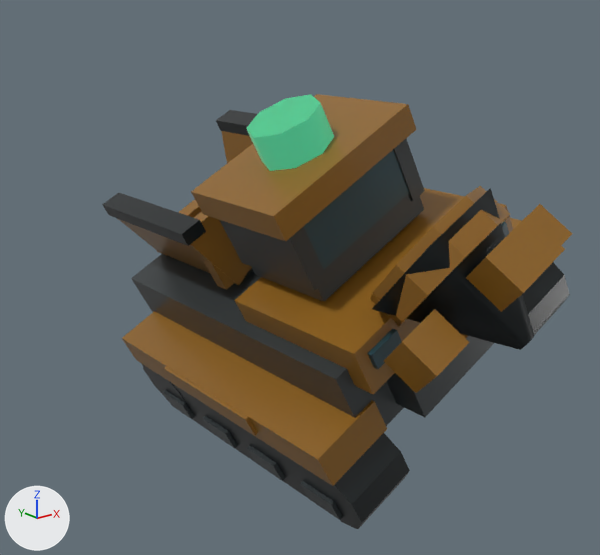
The glTF model public/assets/models/harvester.glb, before and after one commit.
Both versions are drawn from a camera (50 mm lens) standing at (-2.01, -2.16, 1.17) and looking at (-0.38, -0.12, 0.36). Every picture has the same lights, and +X, +Y and +Z are marked at lower left. The picture after the commit comes second. Both versions are drawn at frame 19 of the action 'death'; the numbers are the values there.

Objects in the first picture: 'harvester-drill-head', 'harvester-drill-static-harvester-steel', 'harvester-hopper-static-harvester-steel', 'harvester-hopper-static-harvester-tracks', 'harvester-static-harvester-frame', 'harvester-static-harvester-glass', 'harvester-static-harvester-owner', 'harvester-static-harvester-steel', 'harvester-static-harvester-tracks', 'idle-signal'.
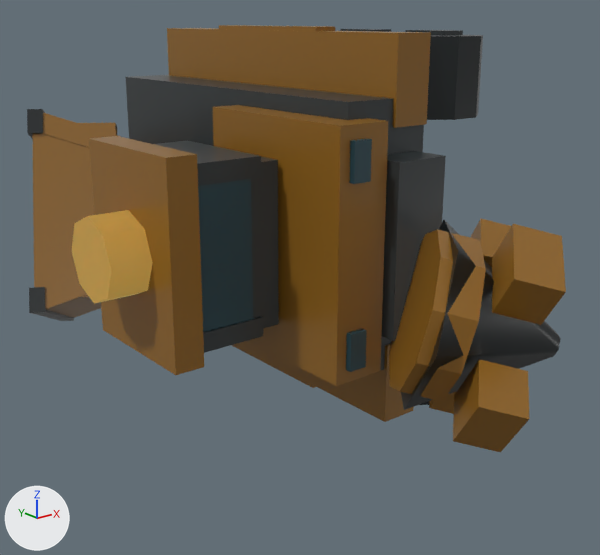
Commit message: Revamp ARC Harvester wreck pose

ob_harvester is not drawn itself; it is the parent of ob_harvester_static_harvester_frame, ob_harvester_static_harvester_steel, ob_harvester_static_harvester_glass, ob_harvester_static_harvester_owner, ob_harvester_static_harvester_tracks, ob_harvester_drill, ob_idle_signal, ob_working_signal.
ob_harvester_drill is not drawn itself; it is the parent of ob_harvester_drill_head, ob_harvester_drill_static_harvester_steel.
ob_harvester_hopper is not drawn itself; it is the parent of ob_harvester_hopper_static_harvester_tracks, ob_harvester_hopper_static_harvester_steel.

Pixel boxes (x1, y1, x2, y2) of what changed, in the pictures (600 x 555 px):
'harvester-static-harvester-steel', moved, turned: before (122, 188, 522, 486); after (167, 28, 431, 422)
'harvester-static-harvester-frame', moved, turned: before (131, 139, 494, 520); after (126, 29, 463, 371)
'harvester-static-harvester-owner', moved, turned: before (164, 94, 416, 435); after (89, 25, 335, 388)
'harvester-drill-static-harvester-steel', moved, turned: before (370, 186, 572, 393); after (389, 218, 566, 452)
'harvester-static-harvester-glass', moved, turned: before (304, 150, 509, 369); after (198, 138, 372, 372)
'harvester-hopper-static-harvester-steel', moved, turned: before (117, 131, 253, 290); after (32, 113, 121, 318)
'harvester-static-harvester-tracks', moved, turned: before (142, 262, 570, 529); after (419, 35, 483, 405)
'harvester-drill-head', moved, turned: before (372, 188, 535, 350); after (401, 220, 561, 410)
'idle-signal', moved, turned: before (246, 94, 334, 171); after (72, 210, 153, 304)
'harvester-hopper-static-harvester-tracks', moved, turned: before (102, 110, 257, 278); after (27, 109, 74, 321)

Edits to the bpy script that builds the scene:
```text
Change ob_harvester:
    ob_harvester.location: (0.0, 0.0, -0.118) -> (0.0, 0.0, 0.585)
    ob_harvester.rotation_euler: (0.0, -0.49, 0.0) -> (0.0, -1.569, 0.0)  # degrees (0, -28, 0) -> degrees (0, -90, 0)
Change ob_harvester_drill:
    ob_harvester_drill.location: (0.0, -0.8, 0.65) -> (-0.17, -0.91, 0.39)
    ob_harvester_drill.rotation_euler: (0.784, 0.0, 0.0) -> (0.871, -0.196, -0.607)  # degrees (45, 0, 0) -> degrees (50, -11, -35)
Change ob_harvester_hopper:
    ob_harvester_hopper.location: (0.0, 0.35, 0.73) -> (-0.0999, 0.51, 0.8)
    ob_harvester_hopper.rotation_euler: (0.0, 0.0, 0.0) -> (-0.522, 0.209, 0.341)  # degrees (0, 0, 0) -> degrees (-30, 12, 20)
```
